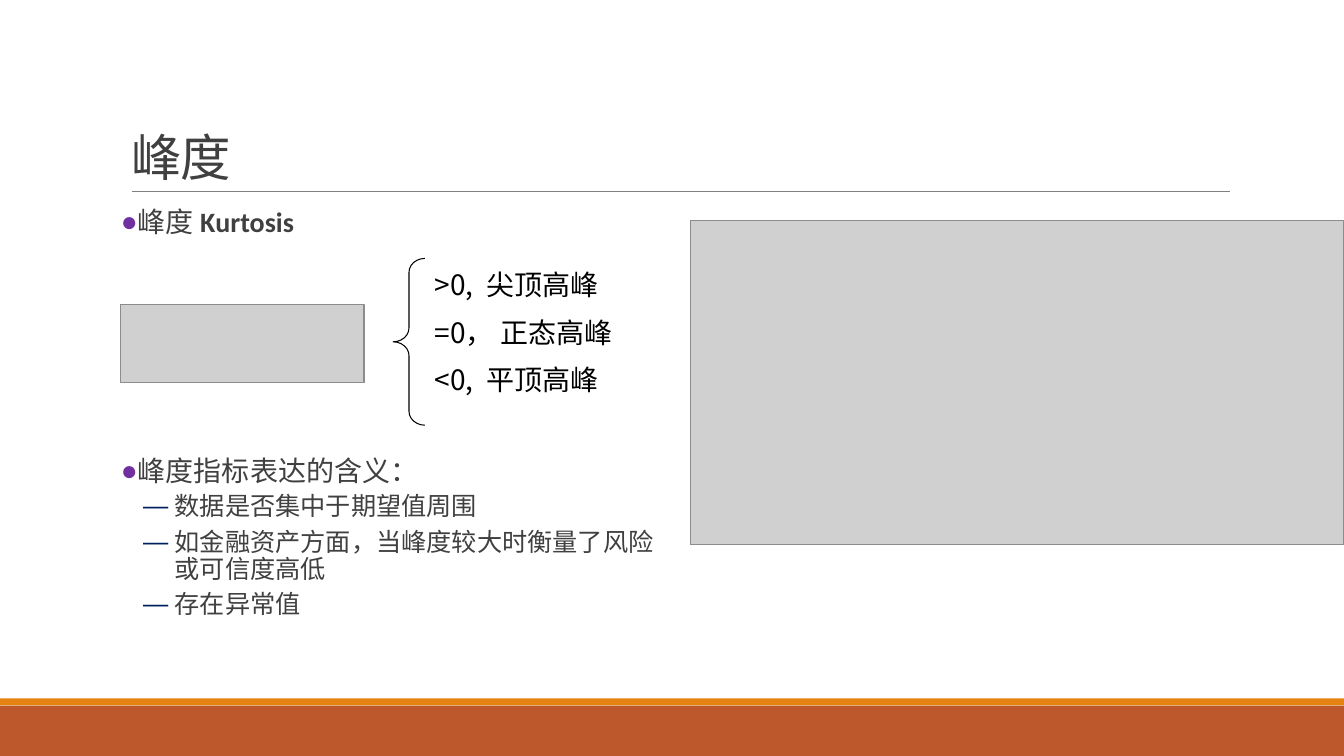
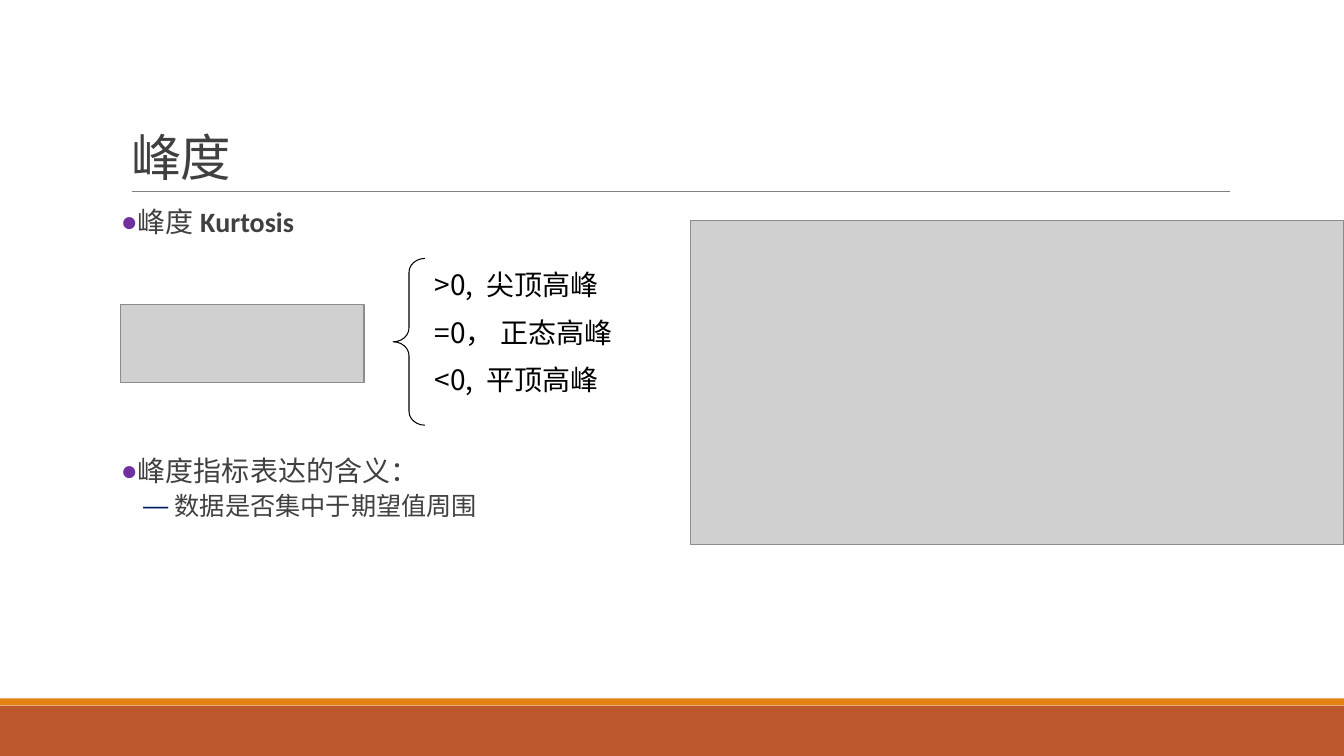
Before and after one commit to exoplanetX/DataAnalytics, a slide deck: slide 13 of 数据分析-4-非参数分析.pptx (slide 12 before the commit). Drawn at 1344x756 pixels with LibreOffice and Linux fonts; fonts in the diff are those of the drawing; grey boxes stand for pictures. Boxes give left, top, right and bottom in pixels: in the first picture for what was removed or moved away, otherwise in the second. Text is boxed around its words. In the diff, an @@ line names an element or a change of style, - is before the commit and + after.

```diff
--- a/数据分析-4-非参数分析.pptx
+++ b/数据分析-4-非参数分析.pptx
@@ text at (175, 530, 654, 615): paragraphs removed @@
-  — 如金融资产方面，当峰度较大时衡量了风险或可信度高低
-  — 存在异常值
```
Also in this commit, not shown: 4 other slides changed, 1 slide added.
